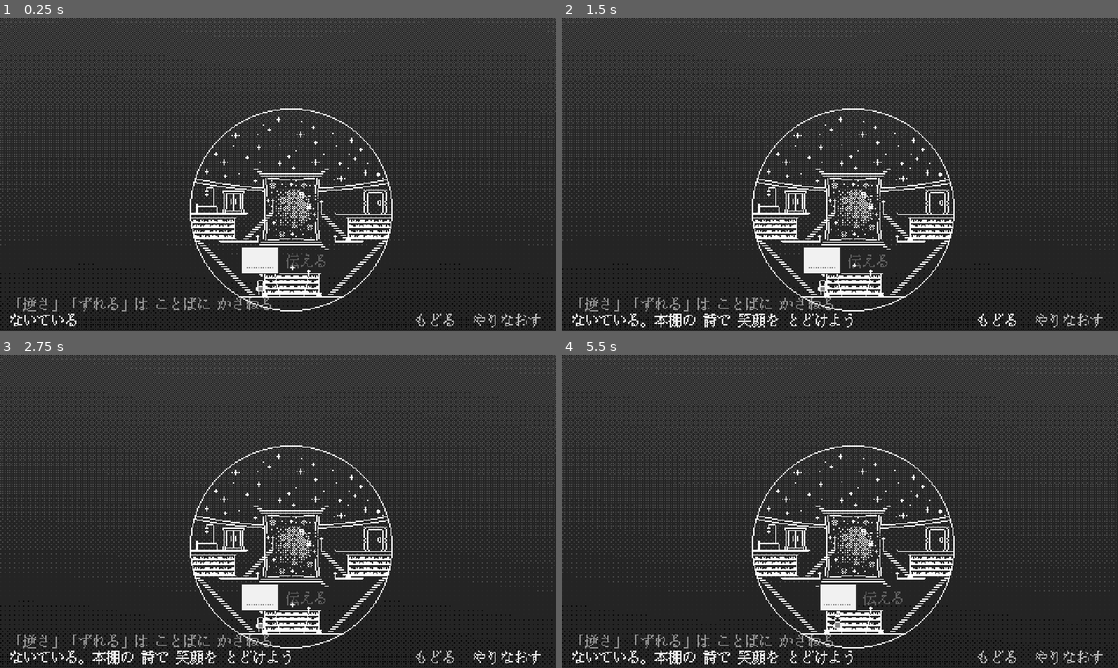
Above: before the commit, frames 1-4 (two rows, left to right).
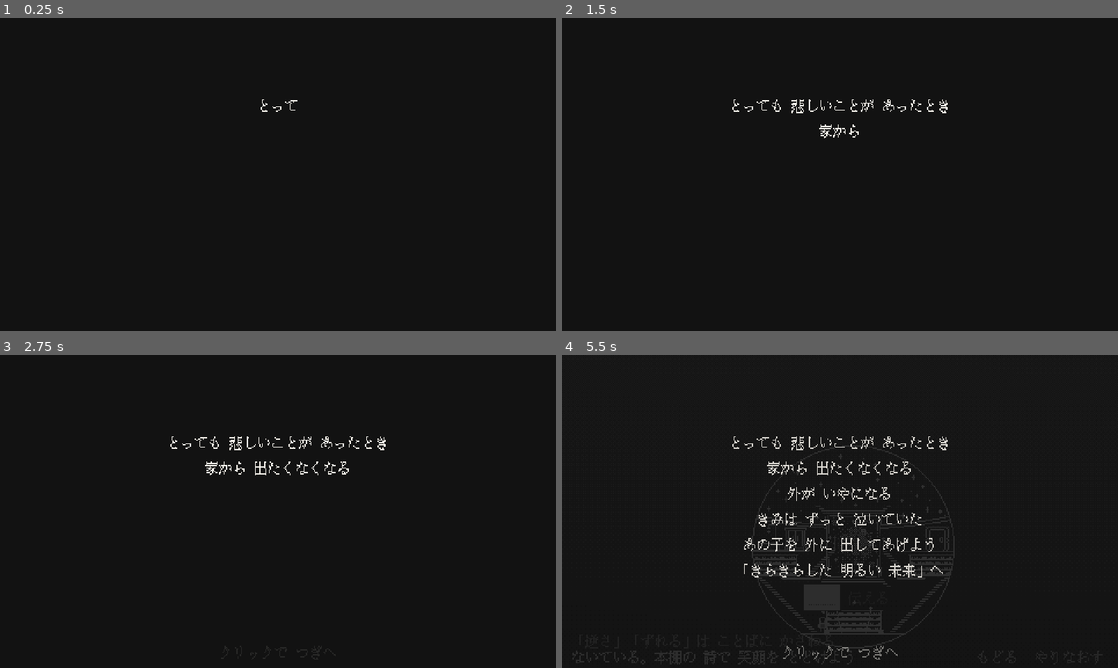
Above: after the commit, the same moments.

Repository: tmichiya/toru-3jam
Game: Godot game, scene res://scenes/main.tscn
Same seed, same stepped clock (60 frames per second), same inputs: the game is played once before the commit and once after it.
Inputs (mouse positions are in pixels of both pictures, inside the frame that each line leads up to):
- Up to frame 1 (0.25 s): no input
- Up to frame 2 (1.5 s): click "やりなおす" at 0.5 s; click "もどる" at 1.25 s
- Up to frame 3 (2.75 s): click "やりなおす" at 2 s
- Up to frame 4 (5.5 s): click "もどる" at 2.75 s; click "やりなおす" at 3.5 s; click "もどる" at 4.25 s; tap Enter at 5, 5.1 s; move the mouse to (962, 495) at 5.02 s; click (962, 495) at 5.17 s; tap Space at 5.27, 5.3 s

The runs differ from the first frame. In frame 1, 26% of the frame differs, in the area x 0-100%, y 0-99%; in frame 2, 26%; in frame 3, 27%; in frame 4, 28%.

Commit message:
ゲーム開始前の文章を追加
poem.json の intro を一行ずつタイプして表示し、クリックで次の行へ。最後の行のあとクリックすると部屋が見えてくる。表示中は後ろのゲームを操作できない。

Co-Authored-By: Claude Opus 5.5 <noreply@anthropic.com>

Diff:
--- a/scenes/main.tscn
+++ b/scenes/main.tscn
@@ -16,6 +16,7 @@
 [ext_resource type="Script" path="res://scripts/saturation.gd" id="14_sat"]
 [ext_resource type="Shader" path="res://shaders/saturation.gdshader" id="15_satshader"]
 [ext_resource type="Shader" path="res://shaders/key_dark.gdshader" id="16_key"]
+[ext_resource type="Script" path="res://scripts/intro.gd" id="17_intro"]
 
 [sub_resource type="ShaderMaterial" id="ShaderMaterial_bg"]
 shader = ExtResource("4_bgshader")
@@ -91,3 +92,13 @@
 
 [node name="SFX" type="Node" parent="."]
 script = ExtResource("9_sfx")
+
+[node name="IntroLayer" type="CanvasLayer" parent="."]
+layer = 20
+
+[node name="Intro" type="Control" parent="IntroLayer"]
+layout_mode = 3
+anchors_preset = 0
+offset_right = 480.0
+offset_bottom = 270.0
+script = ExtResource("17_intro")
--- /dev/null
+++ b/scripts/intro.gd
@@ -0,0 +1,100 @@
+class_name Intro
+extends Control
+## ゲームの前に流れる文章 (poem.json の intro)。一行ずつ現れ、クリックで次へ。
+## 最後の行のあとクリックすると、ゆっくり部屋が見えてくる。
+## 表示中は画面全体でクリックとキーを受け止めるので、後ろのゲームは操作されない。
+
+const LINE_H := 22.0
+const CHAR_TIME := 0.07
+const FADE_TIME := 1.5
+
+var _lines: Array = []
+var _labels: Array = []
+var _index := -1
+var _typing: Tween
+var _next_label: Label
+var _done := false
+var _t := 0.0
+
+
+func setup(lines: Array) -> void:
+	_lines = lines
+	if _lines.is_empty():
+		queue_free()
+		return
+	mouse_filter = Control.MOUSE_FILTER_STOP
+	size = UIConst.SCREEN
+	var bg := ColorRect.new()
+	bg.color = Color("121212")
+	bg.size = UIConst.SCREEN
+	bg.mouse_filter = Control.MOUSE_FILTER_IGNORE
+	add_child(bg)
+	var top := roundf((UIConst.SCREEN.y - LINE_H * _lines.size()) / 2.0)
+	for i in _lines.size():
+		var l := _make_label(_lines[i], Vector2(0, top + i * LINE_H))
+		l.visible_ratio = 0.0
+		_labels.append(l)
+	_next_label = _make_label("クリックで つぎへ", Vector2(0, UIConst.SCREEN.y - 20))
+	_next_label.modulate.a = 0.0
+	_advance()
+
+
+func _gui_input(e: InputEvent) -> void:
+	if e is InputEventMouseButton and e.pressed and e.button_index == MOUSE_BUTTON_LEFT:
+		_advance()
+		accept_event()
+
+
+func _input(e: InputEvent) -> void:
+	if _done:
+		return
+	if e is InputEventKey and e.pressed and not e.echo:
+		if e.keycode in [KEY_ENTER, KEY_SPACE]:
+			_advance()
+		get_viewport().set_input_as_handled()
+
+
+func _process(delta: float) -> void:
+	_t += delta
+	if _next_label and not _done:
+		var line_done := _typing == null or not _typing.is_running()
+		_next_label.modulate.a = (0.35 + 0.25 * sin(_t * 4.0)) if line_done else 0.0
+
+
+## 打っている途中なら最後まで出す。出し終わっていれば次の行へ。最後なら部屋へ
+func _advance() -> void:
+	if _done:
+		return
+	if _typing and _typing.is_running():
+		_typing.kill()
+		_labels[_index].visible_ratio = 1.0
+		return
+	_index += 1
+	if _index >= _labels.size():
+		_finish()
+		return
+	var l: Label = _labels[_index]
+	_typing = create_tween()
+	_typing.tween_property(l, "visible_ratio", 1.0, CHAR_TIME * l.text.length())
+
+
+func _finish() -> void:
+	_done = true
+	mouse_filter = Control.MOUSE_FILTER_IGNORE
+	var tw := create_tween()
+	tw.tween_property(self, "modulate:a", 0.0, FADE_TIME)
+	tw.tween_callback(queue_free)
+
+
+func _make_label(t: String, p: Vector2) -> Label:
+	var l := Label.new()
+	l.text = t
+	l.position = p
+	l.size = Vector2(UIConst.SCREEN.x, LINE_H)
+	l.horizontal_alignment = HORIZONTAL_ALIGNMENT_CENTER
+	l.mouse_filter = Control.MOUSE_FILTER_IGNORE
+	l.add_theme_font_override("font", UIConst.FONT)
+	l.add_theme_font_size_override("font_size", UIConst.FONT_SIZE)
+	l.add_theme_color_override("font_color", UIConst.TEXT_COLOR)
+	add_child(l)
+	return l
--- a/scripts/main.gd
+++ b/scripts/main.gd
@@ -4,6 +4,7 @@
 ##  - World: 部屋の絵・目印・主人公 (部屋の絵のピクセル座標で配置)
 ##  - PoemLayer: 画面上方の詩・演出・入力・UI
 ##  - PostLayer: 画面全体の彩度 (場面が進むほど色づく)
+##  - IntroLayer: はじめの文章 (読み終わると消えてゲームが始まる)
 
 const POEM_PATH := "res://data/poem.json"
 
@@ -17,6 +18,7 @@
 @onready var ui: GameUI = $PoemLayer/UI
 @onready var saturation: SaturationPost = $PostLayer/Saturation
 @onready var sfx: Sfx = $SFX
+@onready var intro: Intro = $IntroLayer/Intro
 
 
 func _ready() -> void:
@@ -30,3 +32,4 @@
 	input_ctrl.setup(game, poem_view, player, ui)
 	saturation.setup(game)
 	sfx.setup(game)
+	intro.setup(game.poem.get("intro", []))
Not shown, added: scripts/intro.gd.uid
